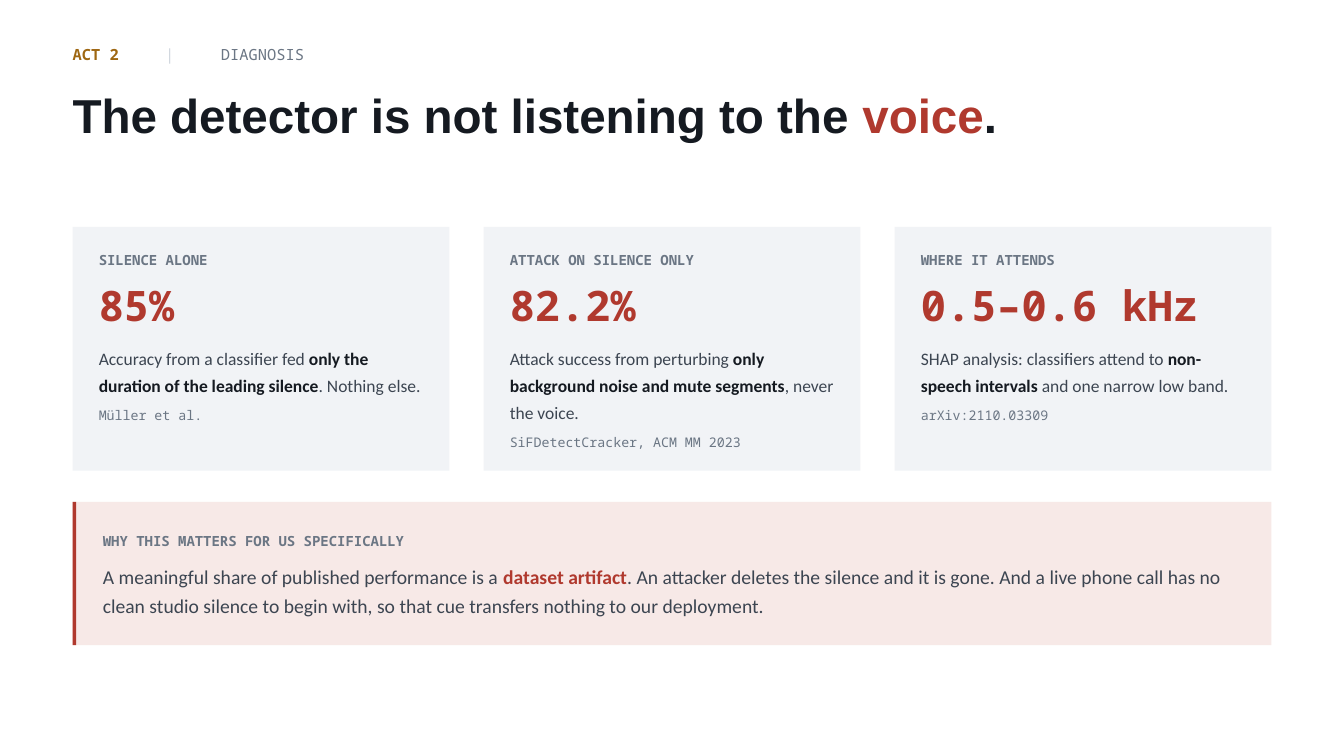
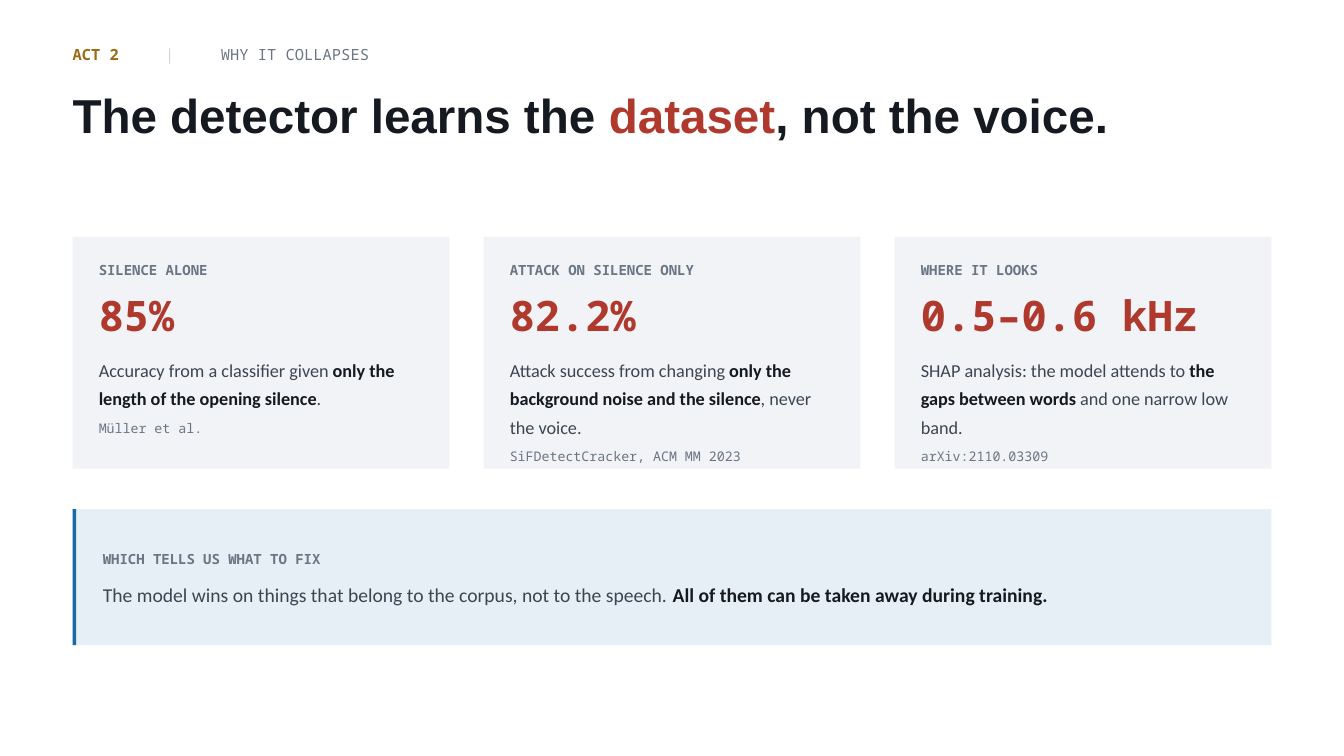
Before and after one commit to mertBiricik/vishing, a slide deck: slide 5 of slides/proposal.pptx. Drawn at 1344x756 pixels with LibreOffice and Linux fonts; fonts in the diff are those of the drawing. Boxes give left, top, right and bottom in pixels: in the first picture for what was removed or moved away, otherwise in the second. Text is boxed around its words. In the diff, an @@ line names an element or a change of style, - is before the commit and + after.

```diff
--- a/slides/proposal.pptx
+++ b/slides/proposal.pptx
@@ text at box(73, 49, 369, 60): text changed @@
-ACT 2 | DIAGNOSIS
+ACT 2 | WHY IT COLLAPSES
@@ text at box(73, 98, 1108, 141): text changed @@
-The detector is not listening to the voice.
+The detector learns the dataset, not the voice.
@@ rectangle: place and size @@
-rectangle at box(73, 227, 450, 471)
+rectangle at box(73, 237, 450, 469)
@@ rectangle: place and size @@
-rectangle at box(484, 227, 861, 471)
+rectangle at box(484, 237, 861, 469)
@@ rectangle: place and size @@
-rectangle at box(895, 227, 1272, 471)
+rectangle at box(895, 237, 1272, 469)
@@ text "SILENCE ALONE": place and size @@
-text "SILENCE ALONE" at box(99, 255, 421, 420)
+text "SILENCE ALONE" at box(99, 265, 394, 433)
@@ text "ATTACK ON SILENCE ONLY": place and size @@
-text "ATTACK ON SILENCE ONLY" at box(510, 255, 833, 449)
+text "ATTACK ON SILENCE ONLY" at box(510, 265, 811, 463)
@@ text at box(921, 265, 1038, 275): text changed @@
-WHERE IT ATTENDS
+WHERE IT LOOKS
@@ text "WHERE IT LOOKS": place and size @@
-text "WHERE IT LOOKS" at box(921, 255, 1228, 420)
+text "WHERE IT LOOKS" at box(921, 265, 1228, 461)
@@ text at box(99, 364, 394, 408): text changed; size 12.5 to 13 pt; text colour #3C4551 to #151A21; bold on @@
-Accuracy from a classifier fed only the duration of the leading silence. Nothing else.
+Accuracy from a classifier given only the length of the opening silence.
@@ text at box(510, 364, 811, 434): text changed; size 12.5 to 13 pt @@
-Attack success from perturbing only background noise and mute segments, never the voice.
+Attack success from changing only the background noise and the silence, never the voice.
@@ text at box(921, 364, 1228, 434): text changed; size 12.5 to 13 pt @@
-SHAP analysis: classifiers attend to non-speech intervals and one narrow low band.
+SHAP analysis: the model attends to the gaps between words and one narrow low band.
@@ rectangle: place and size @@
-rectangle at box(73, 502, 1271, 645)
+rectangle at box(73, 509, 1271, 645)
@@ rectangle at box(73, 509, 1271, 645): fill #F7E9E7 to #E6EEF6 @@
@@ rectangle: place and size @@
-rectangle at box(73, 502, 77, 645)
+rectangle at box(73, 509, 77, 645)
@@ rectangle at box(73, 509, 77, 645): fill #B0392E to #1A6AA8 @@
@@ text at box(103, 554, 1047, 606): text changed; bold on @@
-WHY THIS MATTERS FOR US SPECIFICALLY
-A meaningful share of published performance is a dataset artifact. An attacker deletes the silence and it is gone. And a live phone call has no clean studio silence to begin with, so that cue transfers nothing to our deployment.
+WHICH TELLS US WHAT TO FIX
+The model wins on things that belong to the corpus, not to the speech. All of them can be taken away during training.
```
Also in this commit, not shown: 5 other slides changed, 6 slides added, 9 slides removed, 4 other files.
